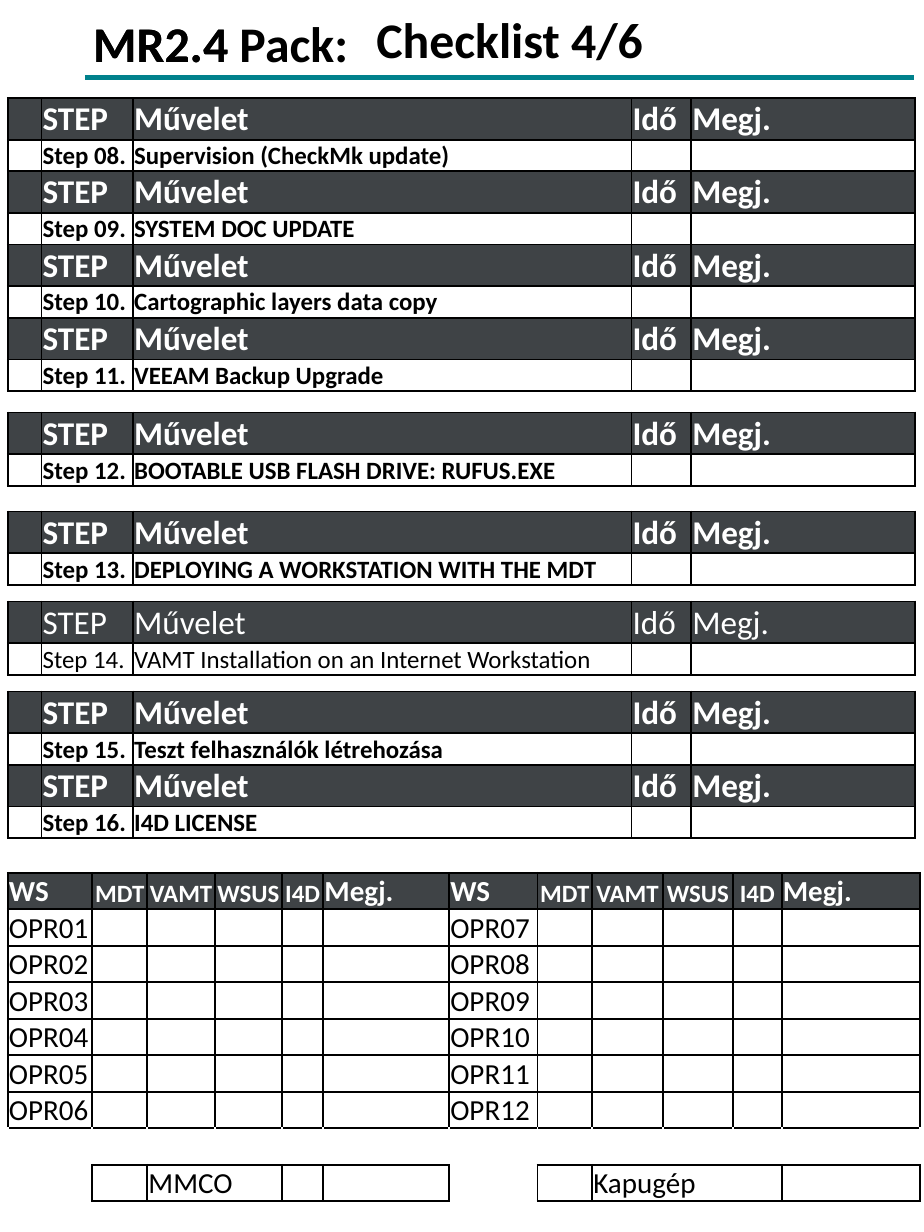
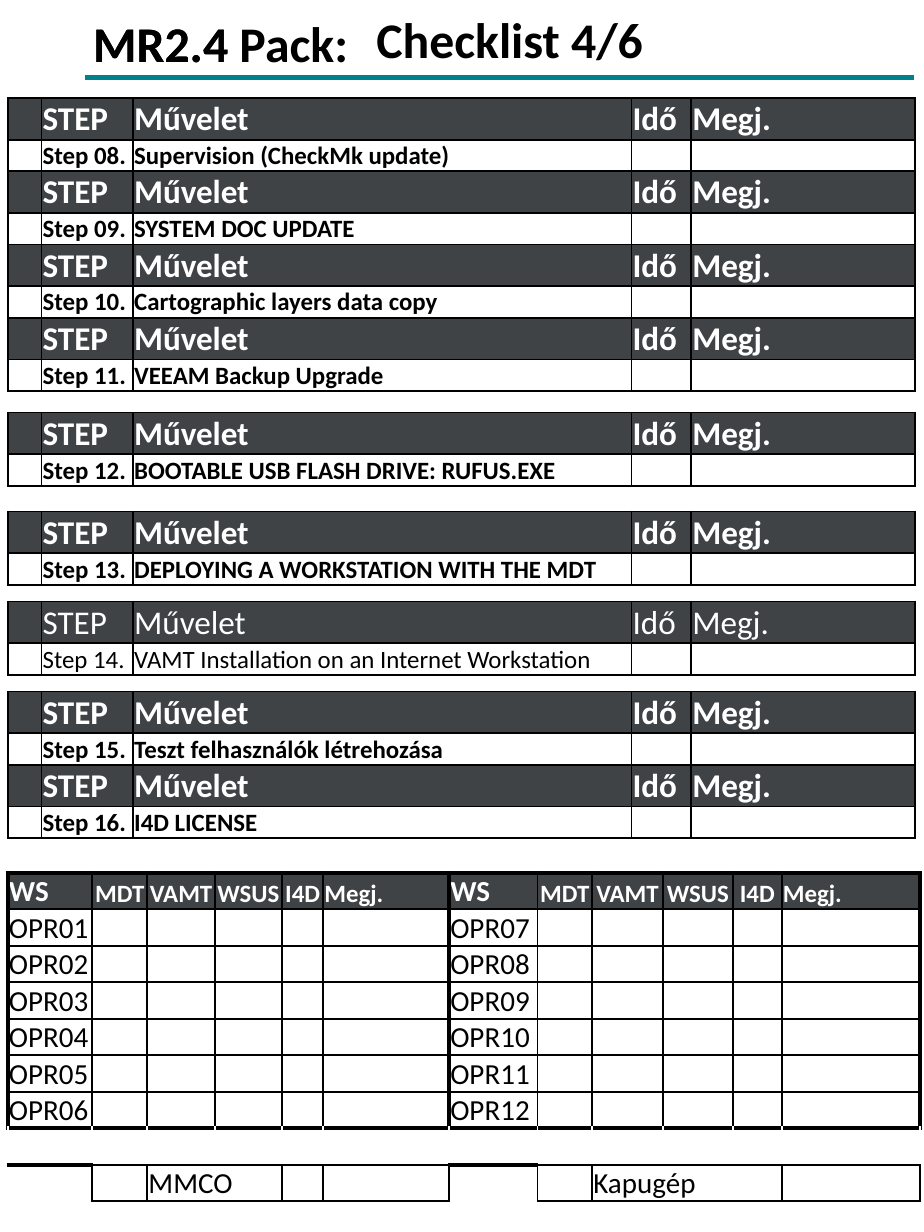
Before and after one commit to devilinside71/Onyx-Boox-Air-2-Plus-Templates, a slide deck: slide 5 of MR2.4/MR2.4_Full_v02.pptx. Drawn at 924x1232 pixels with LibreOffice and Linux fonts; fonts in the diff are those of the drawing; background and template pictures are left out. Boxes give left, top, right and bottom in pixels: in the first picture for what was removed or moved away, otherwise in the second. Text is boxed around its words. In the diff, an @@ line names an element or a change of style, - is before the commit and + after.

```diff
--- a/MR2.4/MR2.4_Full_v02.pptx
+++ b/MR2.4/MR2.4_Full_v02.pptx
@@ table at bbox=[7, 872, 921, 1202] @@
@@ size 14 to 12 pt in "Megj.", "Megj." @@
@@ borders changed @@
```
Also in this commit, not shown: 1 other slide changed, 3 other files.
